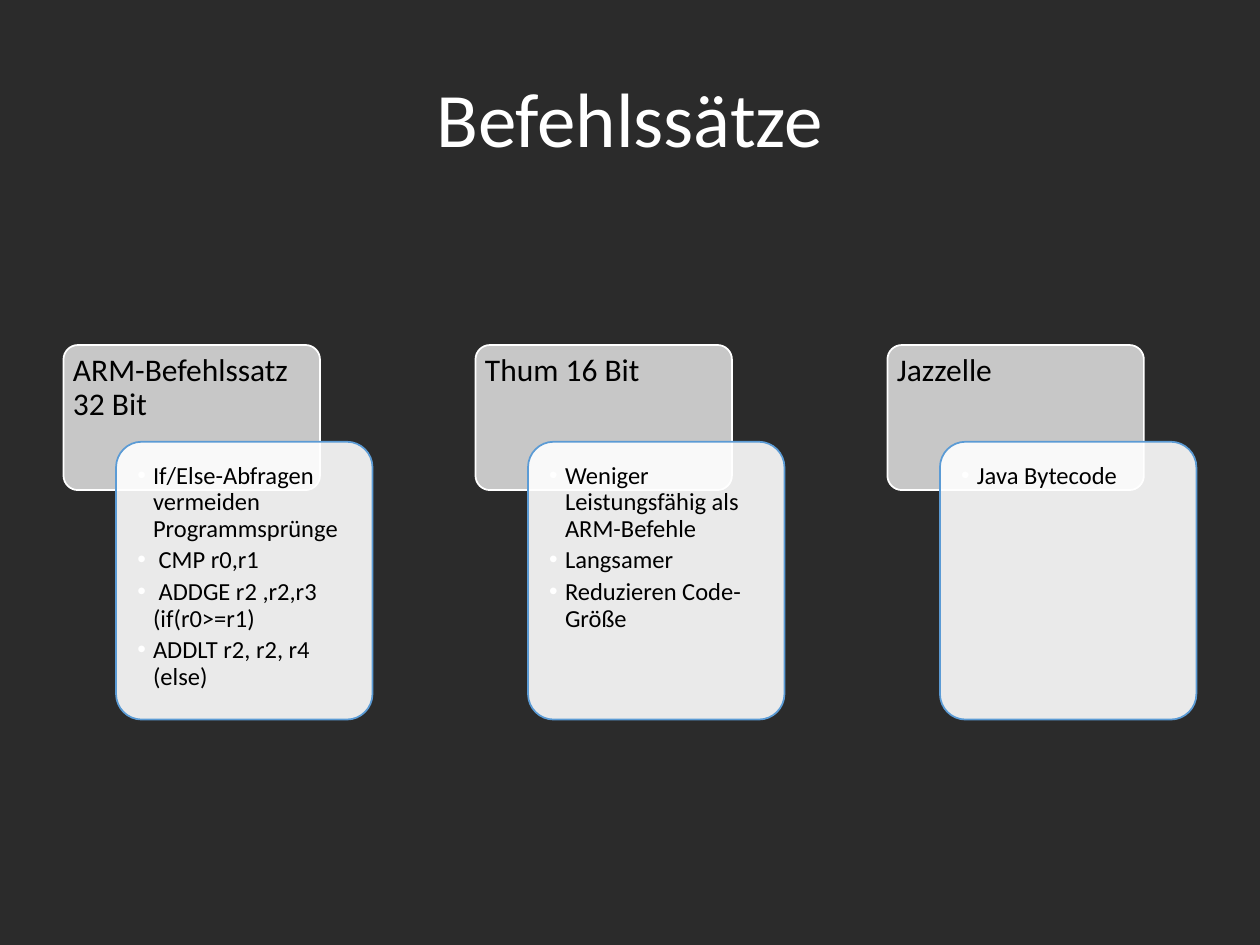
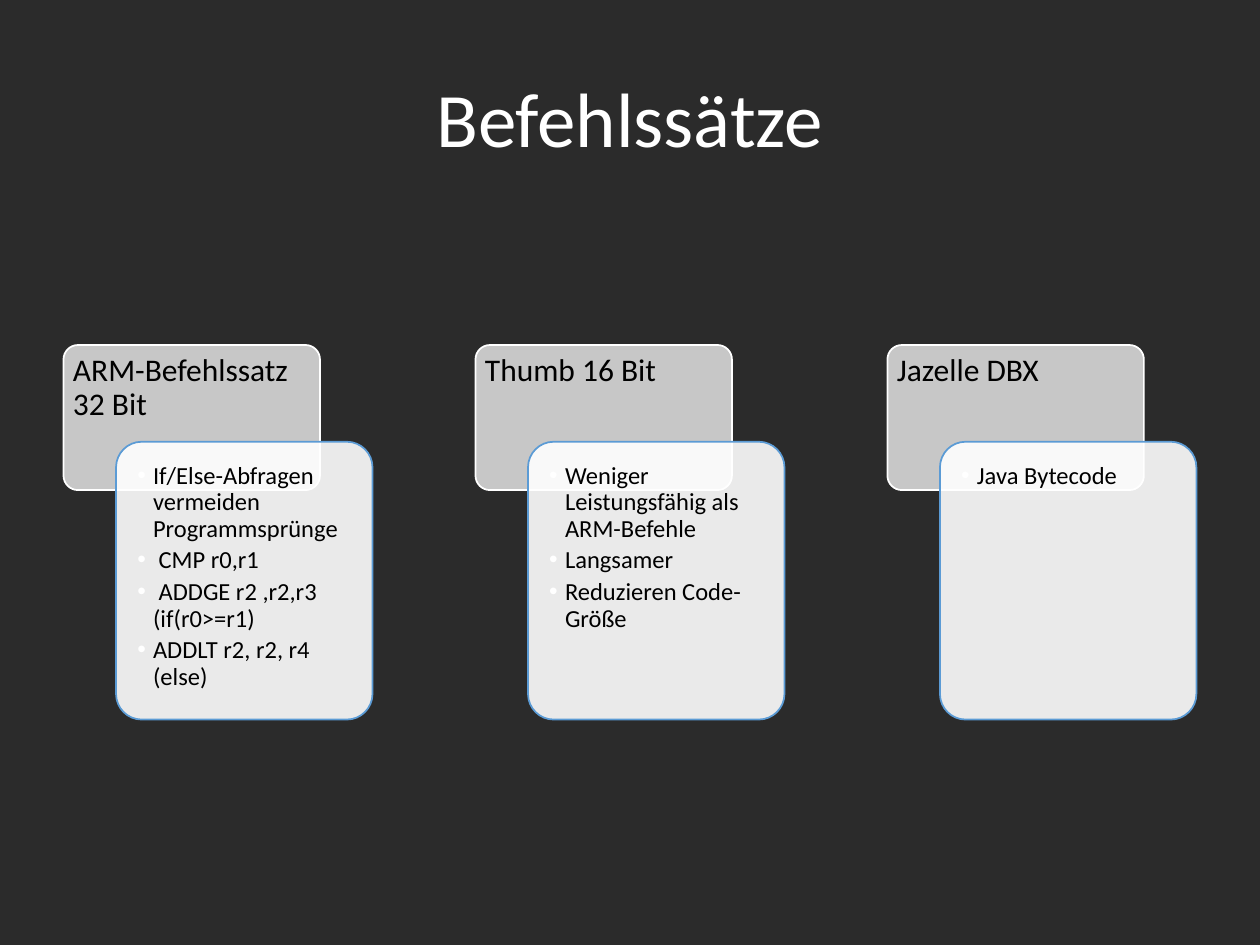
Before and after one commit to sewpalu/Compendia, a slide deck: slide 6 of doc/arm_presentation/ARM-Prozessoren.odp. Drawn at 1260x945 pixels with LibreOffice and Linux fonts; fonts in the diff are those of the drawing; background and template pictures are left out; a plain dark background stands for a picture behind light text. Boxes give left, top, right and bottom in pixels: in the first picture for what was removed or moved away, otherwise in the second. Text is boxed around its words. In the diff, an @@ line names an element or a change of style, - is before the commit and + after.

```diff
--- a/doc/arm_presentation/ARM-Prozessoren.odp
+++ b/doc/arm_presentation/ARM-Prozessoren.odp
@@ text in freeform shape at (485, 359, 656, 382): text changed @@
-Thum 16 Bit
+Thumb 16 Bit
@@ text in freeform shape at (897, 359, 1039, 382): text changed @@
-Jazzelle
+Jazelle DBX
```
Also in this commit, not shown: 2 other slides changed, 1 other file.
